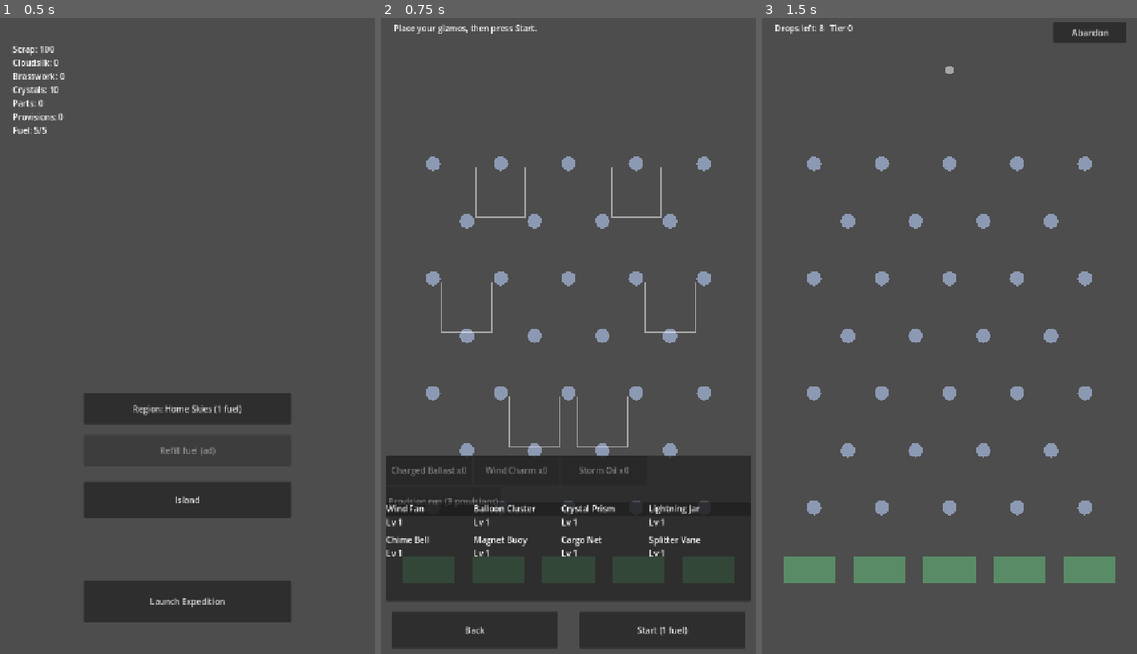
Above: before the commit, frames 1-3 (left to right).
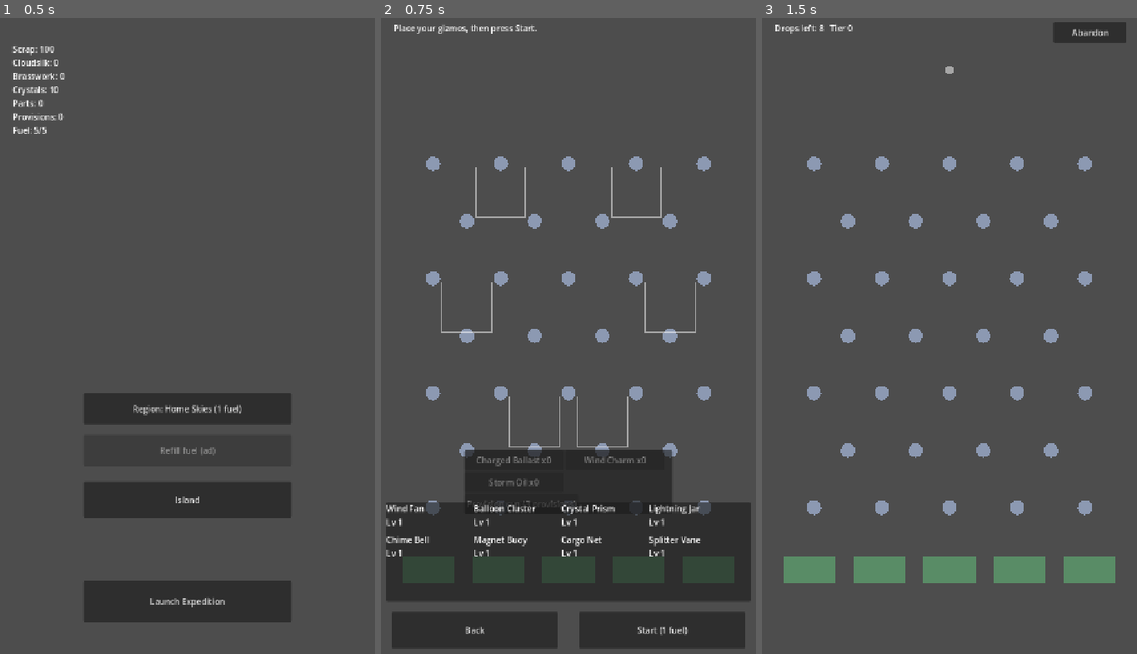
Above: after the commit, the same moments.

Repository: Graydyn/windfall-isle
Game: Godot game, scene res://game/main.tscn
Two runs of this game, one before a commit and one after it. Both use one fixed random seed, a clock stepped at 60 frames per second and the inputs below.
Inputs:
- Up to frame 1 (0.5 s): no input
- Up to frame 2 (0.75 s): click "Launch Expedition" at 0.5 s
- Up to frame 3 (1.5 s): click "Start (1 fuel)" at 1.25 s

Frame 1 is identical in both runs. In frame 2, 4.0% of the frame differs, in the area x 1-99%, y 67-79%; in frame 3, nothing differs.

Commit message:
fix: kit panel clear of every region's slot targets
Co-Authored-By: Claude Fable 5 <noreply@anthropic.com>

Diff:
--- a/game/run/salvage_run.gd
+++ b/game/run/salvage_run.gd
@@ -213,7 +213,7 @@
 		var chip := Button.new()
 		chip.toggle_mode = true
 		chip.name = "Kit_" + kit_id
-		chip.custom_minimum_size = Vector2(164.0, 56.0)
+		chip.custom_minimum_size = Vector2(190.0, 38.0)
 		# PASS, not STOP: the chip still takes its press, but a drag-drop
 		# released over the kit area falls through to any slot target beneath
 		# (region 2's lowest slots overlap this rect; Plan 9 drop-walk lesson).
--- a/game/run/salvage_run.tscn
+++ b/game/run/salvage_run.tscn
@@ -82,10 +82,10 @@
 mouse_filter = 2
 
 [node name="KitPanel" type="PanelContainer" parent="UI/SetupUI"]
-offset_left = 10.0
-offset_top = 840.0
-offset_right = 710.0
-offset_bottom = 920.0
+offset_left = 160.0
+offset_top = 830.0
+offset_right = 560.0
+offset_bottom = 925.0
 mouse_filter = 2
 
 [node name="KitFlow" type="HFlowContainer" parent="UI/SetupUI/KitPanel"]
--- a/tests/test_run_setup.gd
+++ b/tests/test_run_setup.gd
@@ -248,8 +248,9 @@
 	assert_eq(scene._free_rerolls, 0, "the charm was spent")
 	for id in scene._current_offer:
 		assert_false(before.has(id), "the free reroll redraws disjointly")
+	var after_first: Array = (scene._current_offer as Array).duplicate()
 	scene._on_reroll_pressed()
-	assert_eq(scene._current_offer, scene._current_offer, "still once per offer")
+	assert_eq(scene._current_offer, after_first, "still once per offer")
 
 func test_elections_reset_on_a_fresh_scene() -> void:
 	grant_kit({"ballast": 1})
@@ -263,3 +264,14 @@
 	assert_eq(scene.get_node("UI/SetupUI/KitPanel/KitFlow").mouse_filter, Control.MOUSE_FILTER_IGNORE)
 	assert_eq(kit_chip("ballast").mouse_filter, Control.MOUSE_FILTER_PASS,
 		"chips take presses yet let drops fall through (Plan 9 lesson)")
+
+func test_kit_panel_intersects_no_slot_target_in_any_region() -> void:
+	var panel: Control = scene.get_node("UI/SetupUI/KitPanel")
+	var panel_rect := Rect2(panel.position, panel.size)
+	for region_id in ["region_1", "region_2"]:
+		var slots: Array = DataDefs.skyfield(region_id).get("gizmo_slots", [])
+		for slot_v in slots:
+			var slot := slot_v as Dictionary
+			var target := Rect2(float(slot["x"]) - 48.0, float(slot["y"]) - 48.0, 96.0, 96.0)
+			assert_false(panel_rect.intersects(target),
+				"kit panel overlaps a %s slot target at (%s, %s): drops would be occluded" % [region_id, slot["x"], slot["y"]])
Not shown, changed: docs/superpowers/plans/2026-09-09-windfall-isles-plan-12-run-kit.md
